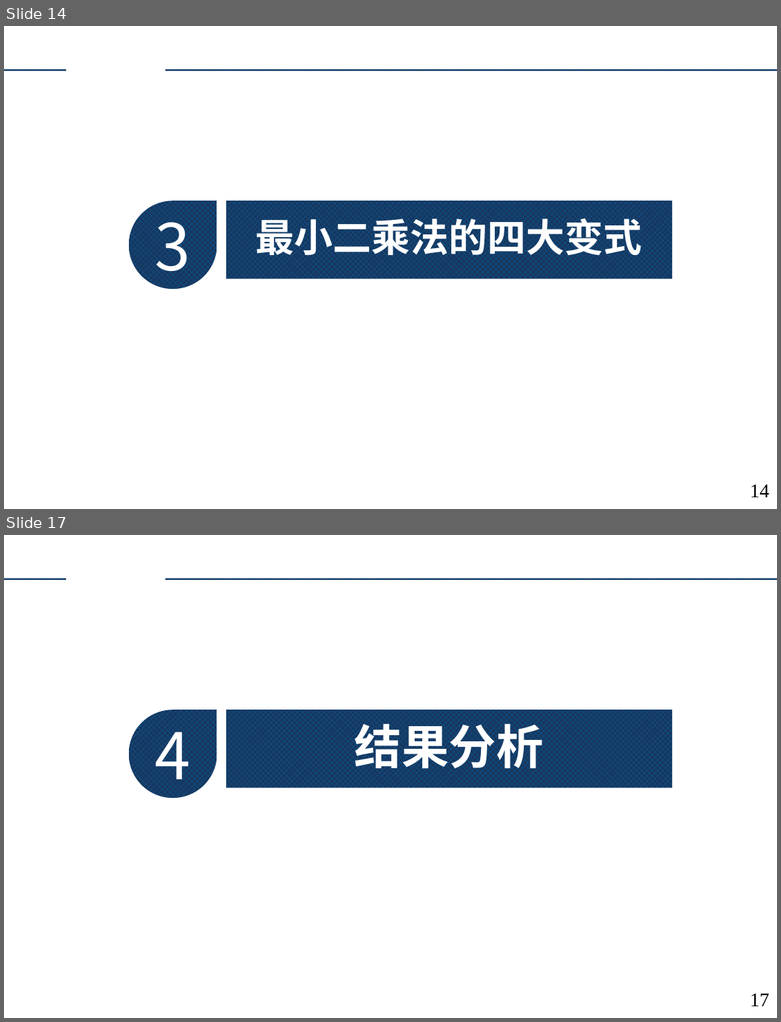
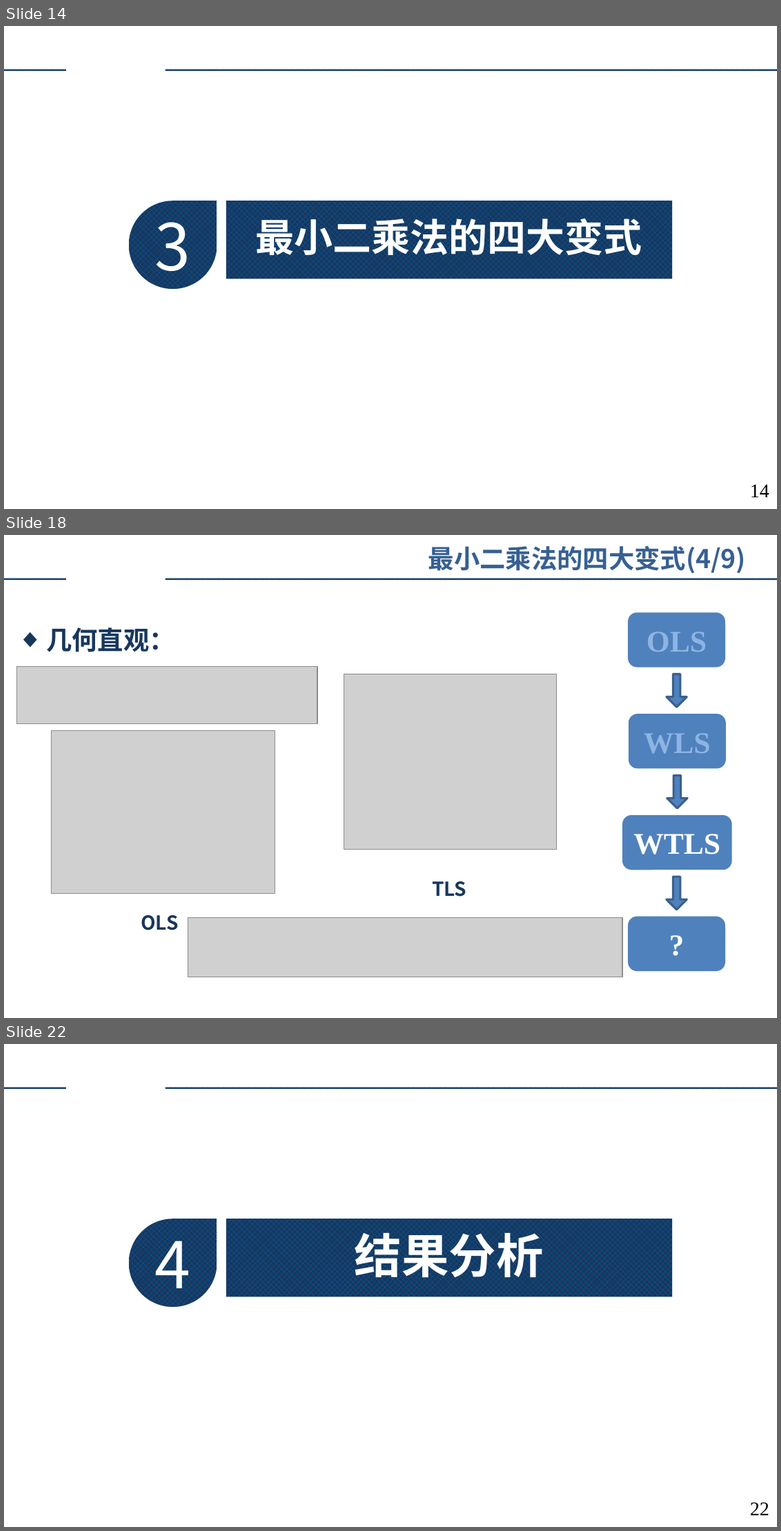
Before and after one commit to augusto-13/ErrorTheory_discussion_ppt, a slide deck: 2023-4-9.pptx. Shown one above the other, each under a label of ours: slides 14 and 17 before the commit, slides 14, 18 and 22 after it; the slides between them are not shown. The pictures are 781x1022 and 781x1531 pixels, drawn with LibreOffice and Linux fonts; fonts in the diff are those of the drawing; grey boxes stand for pictures; background and template pictures are left out. Boxes give left, top, right and bottom in pixels: in the first picture for what was removed or moved away, otherwise in the second. Text is boxed around its words. In the diff, an @@ line names an element or a change of style, - is before the commit and + after.

```diff
--- a/2023-4-9.pptx
+++ b/2023-4-9.pptx
@@ slide 18 added at (x1=4, y1=535, x2=777, y2=1018), background #FFFFFF; not listed: 2 template elements that a slide beside it also shows @@
@@ text added at (x1=428, y1=546, x2=746, y2=574), 24 pt, text #376092, bold @@
+最小二乘法的四大变式(4/9)
@@ rounded rectangle added at (x1=628, y1=612, x2=725, y2=667), fill #4F81BD, 28 pt, text #8EB4E3, bold @@
+OLS
@@ text added at (x1=46, y1=627, x2=175, y2=652), 24 pt, text #17375E, bold @@
+◆ 几何直观：
@@ picture added at (x1=17, y1=666, x2=318, y2=723) @@
@@ picture added at (x1=343, y1=674, x2=557, y2=850) @@
@@ right arrow added at (x1=666, y1=674, x2=687, y2=707), fill #4F81BD, outline #3A5F8C 2 pt @@
@@ rounded rectangle added at (x1=628, y1=714, x2=726, y2=768), fill #4F81BD, 28 pt, text #8EB4E3, bold @@
+WLS
@@ picture added at (x1=51, y1=730, x2=274, y2=894) @@
@@ right arrow added at (x1=668, y1=775, x2=688, y2=808), fill #4F81BD, outline #3A5F8C 2 pt @@
@@ rounded rectangle added at (x1=622, y1=814, x2=732, y2=870), fill #4F81BD, 28 pt, text #FFFFFF, bold @@
+WTLS
@@ text added at (x1=432, y1=881, x2=466, y2=897), 18 pt, text #17375E, bold @@
+TLS
@@ right arrow added at (x1=666, y1=876, x2=687, y2=910), fill #4F81BD, outline #3A5F8C 2 pt @@
@@ text added at (x1=141, y1=915, x2=178, y2=930), 18 pt, text #17375E, bold @@
+OLS
@@ picture added at (x1=188, y1=917, x2=622, y2=977) @@
@@ rounded rectangle added at (x1=628, y1=917, x2=725, y2=972), fill #4F81BD, 28 pt, text #FFFFFF, bold @@
+?
@@ what was slide 17 is now slide 22 @@
@@ page number at (x1=750, y1=1502, x2=769, y2=1515): text changed @@
-17
+22
```
Also in this commit, not shown: 4 slides changed, 4 other slides added.
